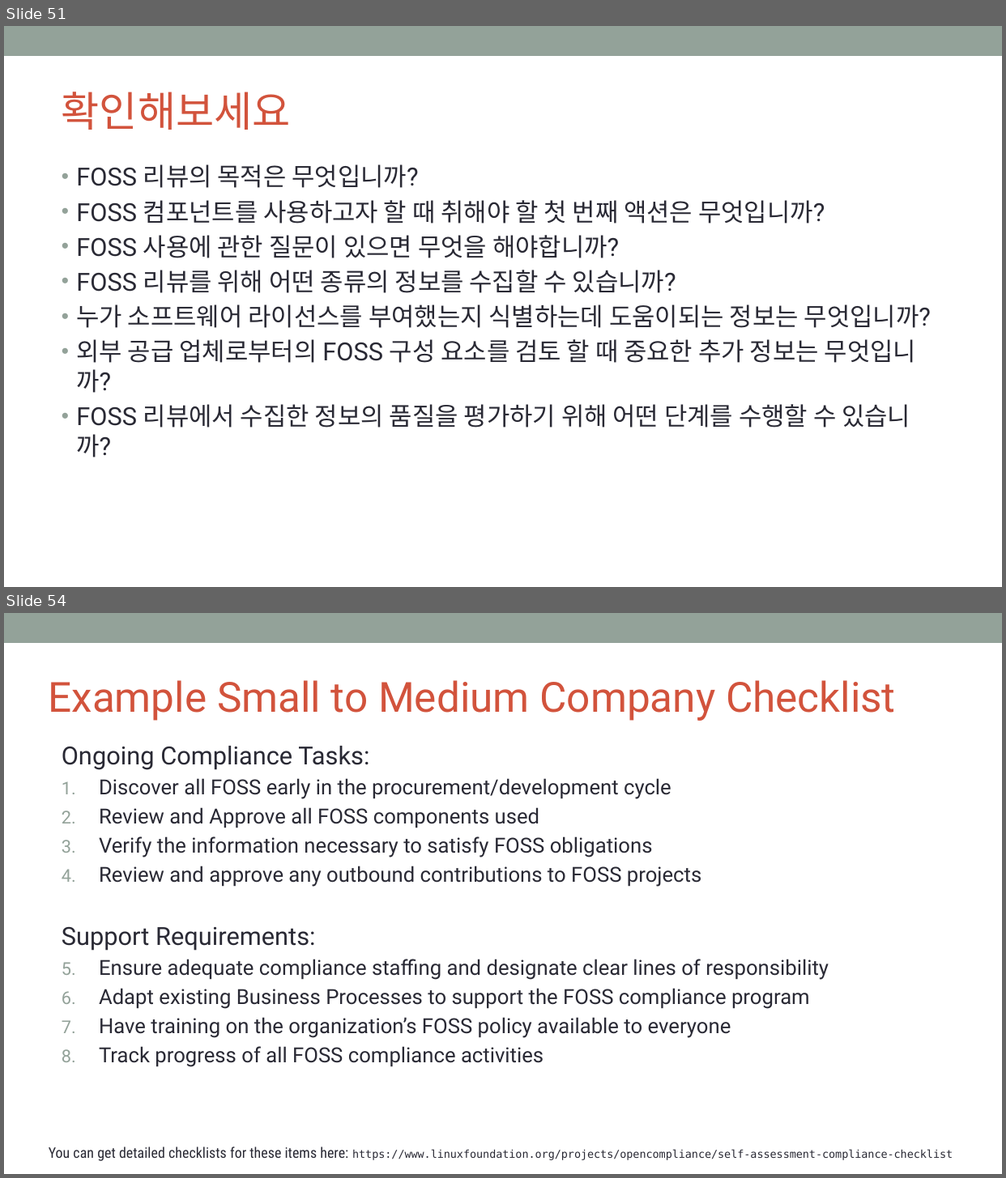
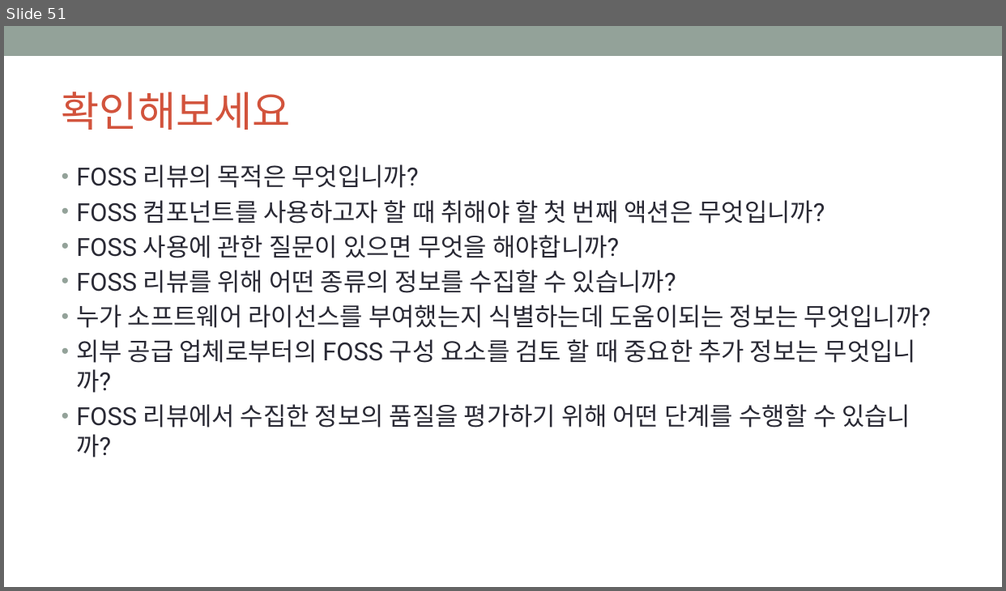
Before and after one commit to OpenChain-KWG/Curriculum-Translation-KR, a slide deck: target/slides/openchain-curriculum-for-1-1.pptx. Shown one above the other, each under a label of ours: slides 51 and 54 before the commit, slide 51 after it; the slides between them are not shown. The pictures are 1006x1178 and 1006x591 pixels, drawn with LibreOffice and Linux fonts; fonts in the diff are those of the drawing; background and template pictures are left out. Boxes give left, top, right and bottom in pixels: in the first picture for what was removed or moved away, otherwise in the second. Text is boxed around its words. In the diff, an @@ line names an element or a change of style, - is before the commit and + after.

```diff
--- a/target/slides/openchain-curriculum-for-1-1.pptx
+++ b/target/slides/openchain-curriculum-for-1-1.pptx
@@ slide 54 removed at [4,613,1002,1174], background #FFFFFF; not listed: 1 template element that a slide beside it also shows @@
@@ title removed at [48,680,896,721] @@
-Example Small to Medium Company Checklist
@@ text removed at [62,746,829,1067] @@
-Ongoing Compliance Tasks:
-1. Discover all FOSS early in the procurement/development cycle
-2. Review and Approve all FOSS components used
-3. Verify the information necessary to satisfy FOSS obligations
-4. Review and approve any outbound contributions to FOSS projects
-Support Requirements:
-1. Ensure adequate compliance staffing and designate clear lines of responsibility
-2. Adapt existing Business Processes to support the FOSS compliance program
-3. Have training on the organization’s FOSS policy available to everyone
-4. Track progress of all FOSS compliance activities
@@ text removed at [49,1147,953,1161] @@
-You can get detailed checklists for these items here: https://www.linuxfoundation.org/projects/opencompliance/self-assessment-compliance-checklist
```
Also in this commit, not shown: 12 slides changed, 6 slides added, 5 other slides removed, 7 other files.
